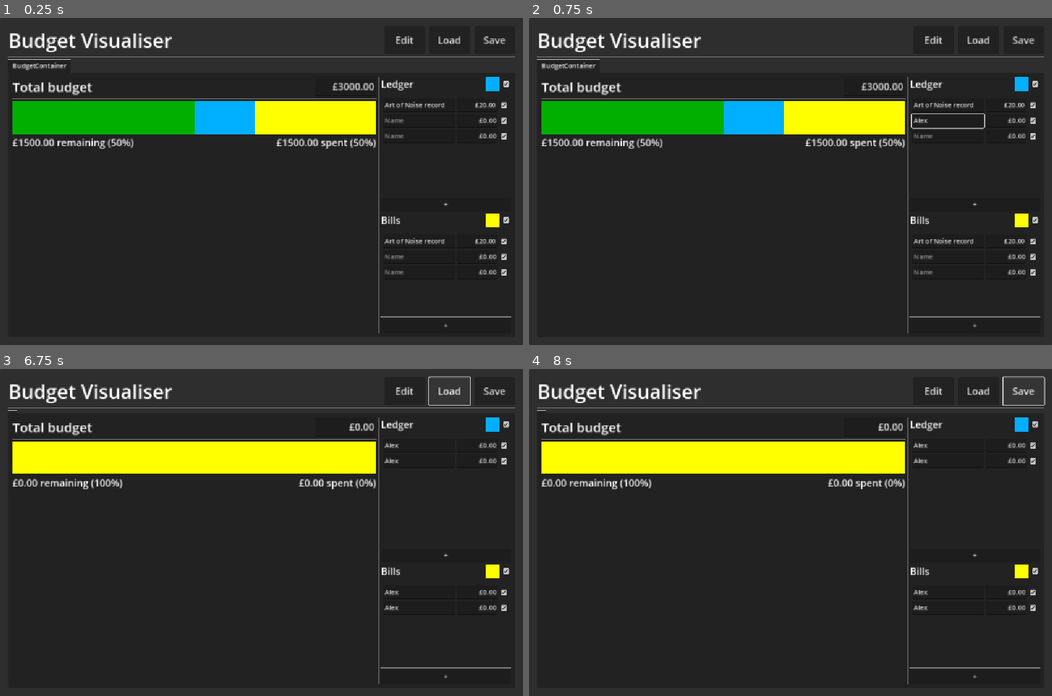
Above: before the commit, frames 1-4 (two rows, left to right).
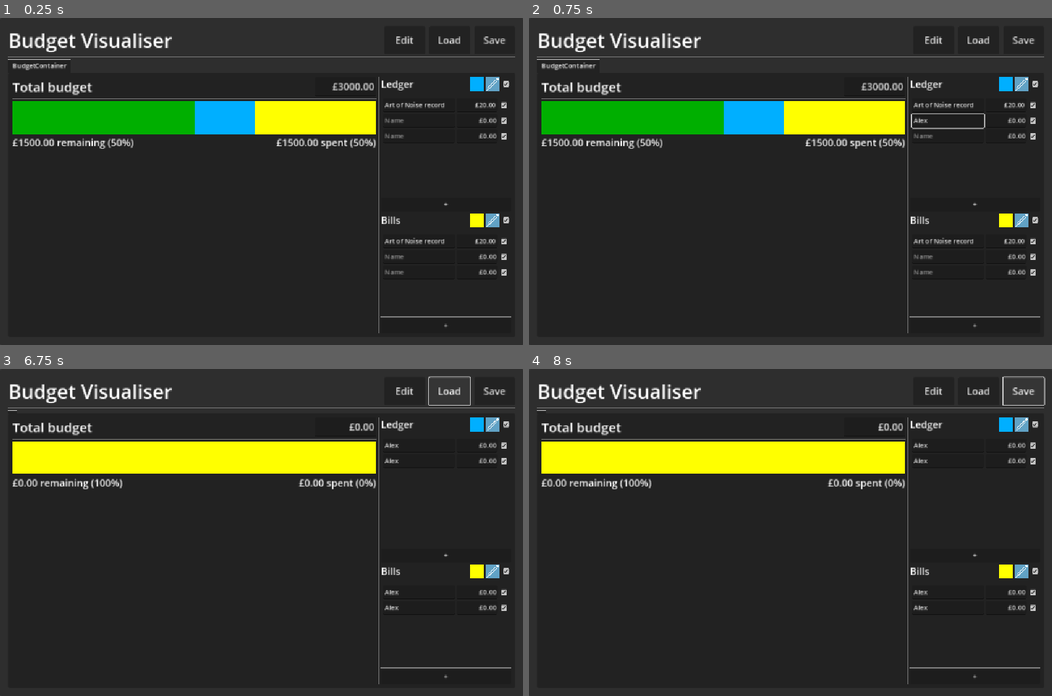
Above: after the commit, the same moments.

Repository: phrasmotica/budget-visualiser
Game: Godot game, scene res://app.tscn
Two runs of this game, one before a commit and one after it. Both use one fixed random seed, a clock stepped at 60 frames per second and the inputs below.
Inputs (mouse positions are in pixels of both pictures, inside the frame that each line leads up to):
- Up to frame 1 (0.25 s): no input
- Up to frame 2 (0.75 s): click (947, 119) at 0.52 s; type "Alex" at 0.6 s
- Up to frame 3 (6.75 s): click (418, 486) at 0.75 s; type "Alex" at 0.83 s; click (418, 607) at 0.98 s; type "Alex" at 1.07 s; click (418, 624) at 1.27 s; type "Alex" at 1.35 s; click "Edit" at 2 s; click (261, 529) at 2.77 s; type "Alex" at 2.85 s; click (491, 434) at 3.52 s; click (507, 434) at 4.27 s; click "+" at 5 s; click "Cancel" at 5.75 s; click "Load" at 6.5 s
- Up to frame 4 (8 s): click "Save" at 7.25 s

The runs differ from the first frame. In frame 1, 0.5% of the frame differs, in the area x 89-96%, y 18-64%; in frame 2, 0.5%; in frame 3, 0.5%; in frame 4, 0.5%.

Commit message:
Use edit button to toggle delete mode in ledger panel scene, rather than keyboard input

Diff:
--- a/scenes/ledger_panel.tscn
+++ b/scenes/ledger_panel.tscn
@@ -1,10 +1,11 @@
-[gd_scene load_steps=7 format=3 uid="uid://cgkqk55qden81"]
+[gd_scene load_steps=8 format=3 uid="uid://cgkqk55qden81"]
 
 [ext_resource type="Script" path="res://scripts/ledger_panel.gd" id="1_6ty6e"]
 [ext_resource type="PackedScene" uid="uid://bnf28374hirph" path="res://scenes/transaction_input.tscn" id="1_sx4ef"]
+[ext_resource type="PackedScene" uid="uid://dxylfnxxxaj4o" path="res://scenes/edit_button.tscn" id="2_6o8t7"]
 [ext_resource type="Script" path="res://scripts/transaction.gd" id="3_22lym"]
 
-[sub_resource type="Resource" id="Resource_qaaxv"]
+[sub_resource type="Resource" id="Resource_mj1f8"]
 resource_local_to_scene = true
 script = ExtResource("3_22lym")
 id = 3476233392
@@ -52,6 +53,10 @@
 layout_mode = 2
 color = Color(0, 0, 0, 1)
 
+[node name="EditButton" parent="VBoxContainer/HBoxContainer" instance=ExtResource("2_6o8t7")]
+custom_minimum_size = Vector2(34, 32)
+layout_mode = 2
+
 [node name="CheckBox" type="CheckBox" parent="VBoxContainer/HBoxContainer"]
 unique_name_in_owner = true
 layout_mode = 2
@@ -101,5 +106,6 @@
 layout_mode = 2
 text = "+"
 
+[connection signal="pressed" from="VBoxContainer/HBoxContainer/EditButton" to="." method="_on_edit_button_pressed"]
 [connection signal="pressed" from="VBoxContainer/HBoxContainer/CheckBox" to="." method="_on_check_box_pressed"]
 [connection signal="pressed" from="VBoxContainer/NewTransactionButton" to="." method="_on_new_transaction_button_pressed"]
--- a/scripts/ledger_panel.gd
+++ b/scripts/ledger_panel.gd
@@ -41,6 +41,7 @@
 var transaction_input_scene: PackedScene = load("res://scenes/transaction_input.tscn")
 
 var _transactions: Dictionary = {}
+var _is_delete_mode := false
 var _prevent_input := false
 
 signal class_enabled(enabled: bool)
@@ -54,22 +55,13 @@
 	for ti: TransactionInput in transaction_inputs:
 		connect_input(ti)
 
-func _process(_delta: float) -> void:
-	if Engine.is_editor_hint():
-		return
+func set_delete_mode(is_delete_mode: bool):
+	_is_delete_mode = is_delete_mode
 
-	if not _prevent_input:
-		handle_input()
+	check_box.disabled = _is_delete_mode
 
-func handle_input():
-	if Input.is_action_just_pressed("modify_mode"):
-		set_delete_mode(true)
-	elif Input.is_action_just_released("modify_mode"):
-		set_delete_mode(false)
-
-func set_delete_mode(is_delete_mode: bool):
 	for ti: TransactionInput in transaction_inputs:
-		ti.delete_mode = is_delete_mode
+		ti.delete_mode = _is_delete_mode
 
 func inject(transactions: Array[Transaction], disabled: bool):
 	transactions_disabled = disabled
@@ -151,5 +143,8 @@
 func allow_input() -> void:
 	_prevent_input = false
 
+func _on_edit_button_pressed() -> void:
+	set_delete_mode(not _is_delete_mode)
+
 func _on_check_box_pressed() -> void:
 	class_enabled.emit(check_box.button_pressed)
Not shown: 1 places in scenes/ledger_panel.tscn that only renumber resources
